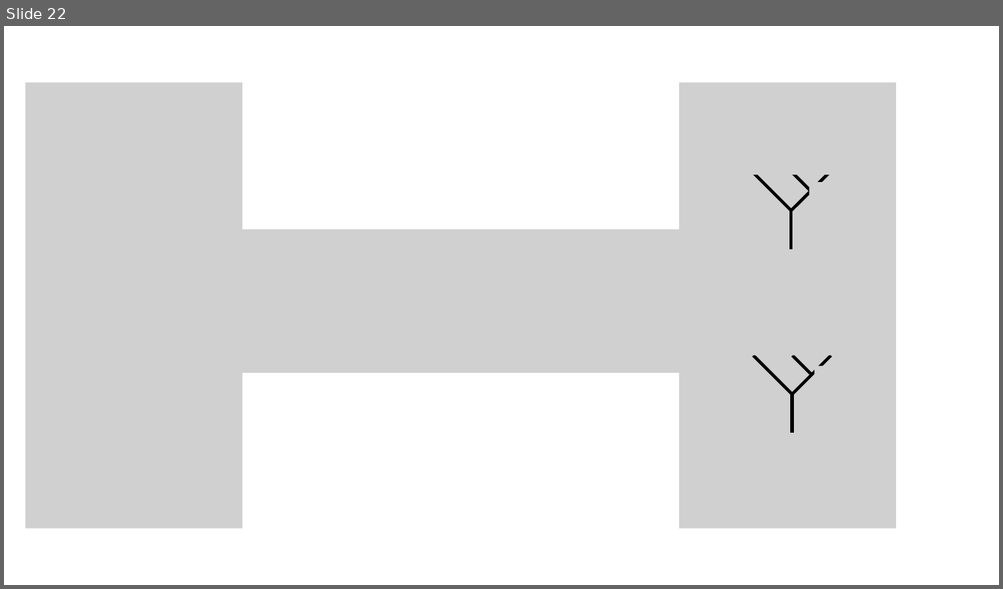
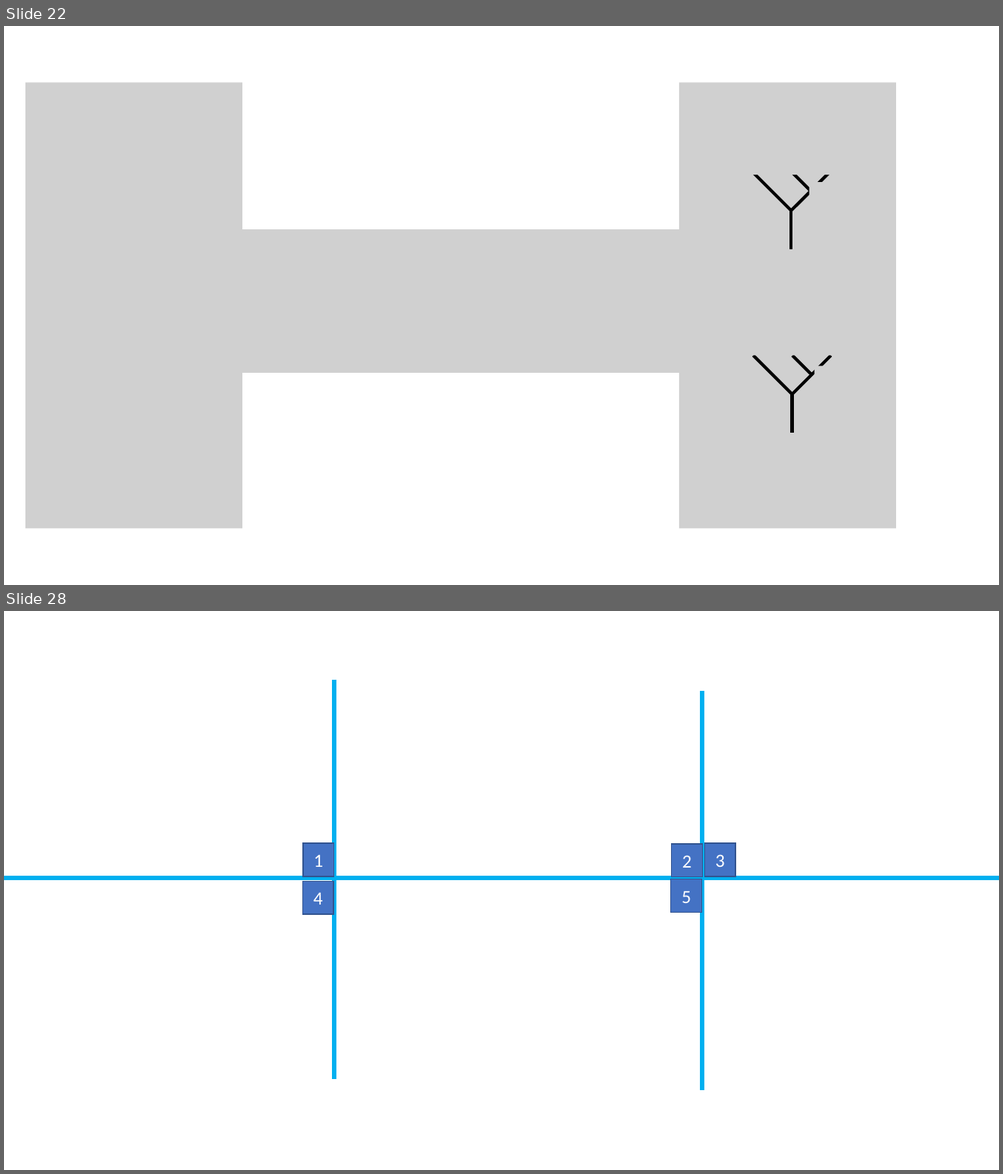
Before and after one commit to yk-liu/yk-liu.github.io, a slide deck: _posts/2019-05-14-Introduction-to-QC-and-TQC-Ising-Anyons/assets/pics.source.pptx. Shown one above the other, each under a label of ours: slide 22 before the commit, slides 22 and 28 after it; the slides between them are not shown. The pictures are 1003x589 and 1003x1174 pixels, drawn with LibreOffice and Linux fonts; fonts in the diff are those of the drawing; grey boxes stand for pictures. Boxes give left, top, right and bottom in pixels: in the first picture for what was removed or moved away, otherwise in the second. Text is boxed around its words. In the diff, an @@ line names an element or a change of style, - is before the commit and + after.

```diff
--- a/_posts/2019-05-14-Introduction-to-QC-and-TQC-Ising-Anyons/assets/pics.source.pptx
+++ b/_posts/2019-05-14-Introduction-to-QC-and-TQC-Ising-Anyons/assets/pics.source.pptx
@@ slide 28 added at <box>4,611,999,1170</box>, background #FFFFFF @@
@@ line added from (334, 680) to (334, 1079), #00B0F0 4.5 pt @@
@@ line added from (703, 691) to (703, 1091), #00B0F0 4.5 pt @@
@@ rectangle added at <box>303,844,334,877</box>, fill #4472C4, outline #325491 1 pt, 18 pt, text #FFFFFF @@
+1
@@ rectangle added at <box>671,844,702,877</box>, fill #4472C4, outline #325491 1 pt, 18 pt, text #FFFFFF @@
+2
@@ rectangle added at <box>705,844,735,877</box>, fill #4472C4, outline #325491 1 pt, 18 pt, text #FFFFFF @@
+3
@@ line added from (4, 878) to (999, 878), #00B0F0 4.5 pt @@
@@ rectangle added at <box>302,882,333,914</box>, fill #4472C4, outline #325491 1 pt, 18 pt, text #FFFFFF @@
+4
@@ rectangle added at <box>671,880,702,912</box>, fill #4472C4, outline #325491 1 pt, 18 pt, text #FFFFFF @@
+5
```
Also in this commit, not shown: 6 other slides added, 2 slides removed, 1 other file.
